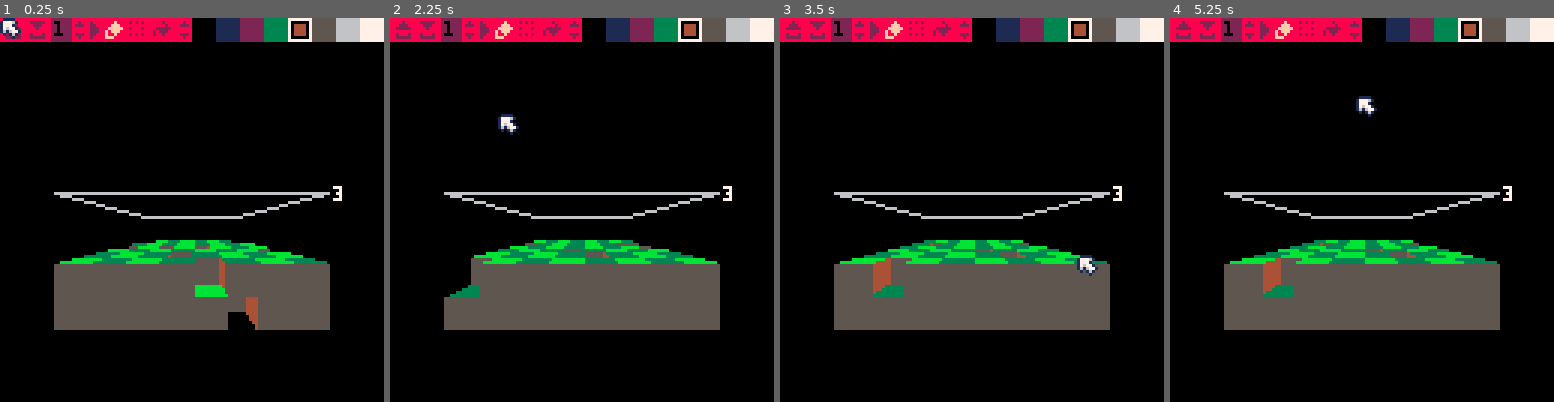
Above: before the commit, frames 1-4 (left to right).
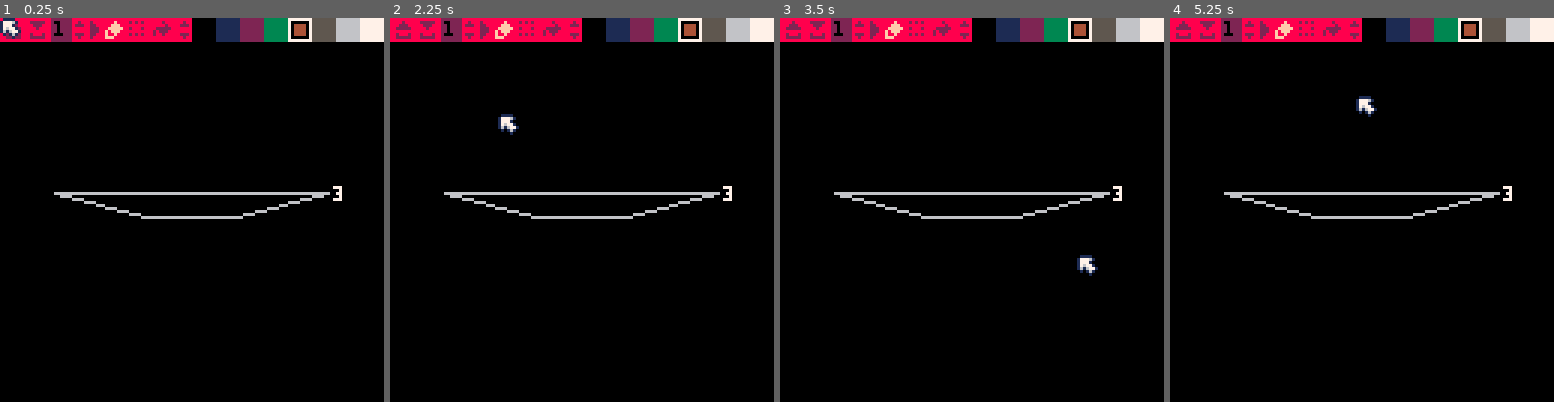
Above: after the commit, the same moments.

Repository: freds72/daggers
Game: PICO-8 cartridge carts/editor.p8
The game is run twice, just before and just after one commit, with the same random seed, the same clock (stepped at 60 frames per second) and the same inputs.
Inputs (mouse positions are in pixels of both pictures, inside the frame that each line leads up to):
- Up to frame 1 (0.25 s): no input
- Up to frame 2 (2.25 s): click (670, 121) at 0.67 s; tap O (Z key) at 0.7, 1.7, 2.1 s; click (436, 267) at 1.22 s; hold Right 1.6-2.1 s; click (497, 114) at 1.77 s; hold Up from 2.15 s (still down)
- Up to frame 3 (3.5 s): click (952, 259) at 2.32 s; release Up at 2.42 s; hold Right 2.47-3.03 s; tap O (Z key) at 2.5, 2.9, 3.3 s; click (1014, 106) at 2.87 s; hold Left from 3.08 s (still down); click (1075, 256) at 3.42 s
- Up to frame 4 (5.25 s): release Left at 3.58 s; hold Down 3.63-3.97 s; tap O (Z key) every 0.4 s from 3.7 to 4.9 s; click (1231, 102) at 3.97 s; hold Right 4.02-4.68 s; click (1292, 248) at 4.52 s; hold Up 4.73-5.03 s; click (1354, 94) at 5.07 s; hold Left from 5.08 s (still down)

The runs differ from the first frame. In frame 1, 15% of the frame differs, in the area x 14-86%, y 57-82%; in frame 2, 15%; in frame 3, 15%; in frame 4, 15%.

Commit message:
minor fixes

Diff:
--- a/carts/voxel_editor.lua
+++ b/carts/voxel_editor.lua
@@ -43,7 +43,8 @@
     }
 }
 
-local dither_pat={[0]=0b1111111111111111,0b0111111111111 …(270 unchanged characters)…
+local dither_pattern={[0]=0b1111111111111111,0b0111111111111 …(270 unchanged characters)…
+
 function draw_cube(cam,o,idx,c,cache,mask)
     local ox,oy,oz=o[1],o[2],o[3]
     local colors=cube.colors[c]
@@ -286,7 +287,7 @@
     end
 end
 
-function collect_blocks(cam,visible_blocks)
+function collect_blocks(cam,extents,visible_blocks)
     local fwd=cam.fwd
     local majord,majori=-32000,1
     for i=1,3 do
@@ -311,11 +312,6 @@
         {2,1,-1}
     }
     local lasti=last[majori][minori]
-
-    local extents={}
-    for i=1,3 do
-        extents[i]={lo=max(cam.lookat[i]\1-4),hi=max(7,cam.lookat[i]\1+3)}
-    end
 
     local cam_minor,cam_last=cam.pos[minori]\1,cam.pos[lasti]\1
 
@@ -412,8 +408,14 @@
     local visible_blocks={}
     local m,fov=cam.m,cam.fov
 
+    local extents={}
+    for i=1,3 do
+        extents[i]={lo=max(cam.lookat[i]\1-4),hi=max(7,cam.lookat[i]\1+3)}
+    end
+
+
     -- viz blocks
-    collect_blocks(cam,visible_blocks)
+    collect_blocks(cam,extents,visible_blocks)
 
     local masks={0x0.00ff,0x0.ff,0xff}
     local grid=_grid
@@ -430,12 +432,22 @@
             -- solid block
             local adj={ox,oy,oz}
             local colors=cube.colors[id]
-            fillp(((ox+oy)&1)*0xffff)
+            --fillp(((ox+oy)&1)*0xffff)
+            local swap=(ox+oy)&1
+            fillp()
+            --if extents[1].lo==ox or extents[2].lo==oy then
+            --    fillp(dither_pattern[15-(cam.lookat[1]%1)\0.0625]|0b0.100)
+            --end
+            --if extents[1].hi==ox or extents[2].hi==oy then
+            --    fillp(dither_pattern[(cam.lookat[2]%1)\0.0625]|0b0.100)
+            --end
+
             for maski,mask in pairs(masks) do
                 local active_side=current_mask&mask
                 local side=faces[active_side]
                 if side then
                     local col=colors[active_side]
+                    if(swap==0) col=col>>4
                     -- check adjacent blocks
                     -- todo: create a complement index base on face mask
                     local backup=adj[maski]
@@ -844,8 +856,8 @@
     srand(42)
     for i=0,4*_grid_size-1 do
         for j=0,4*_grid_size-1 do
-            for k=0,1 do
-                if(rnd()>0.125) _grid[i>>16|j>>8|k]=11
+            for k=0,7 do
+                --if(rnd()>0.125) _grid[i>>16|j>>8|k]=11
             end
         end
     end
